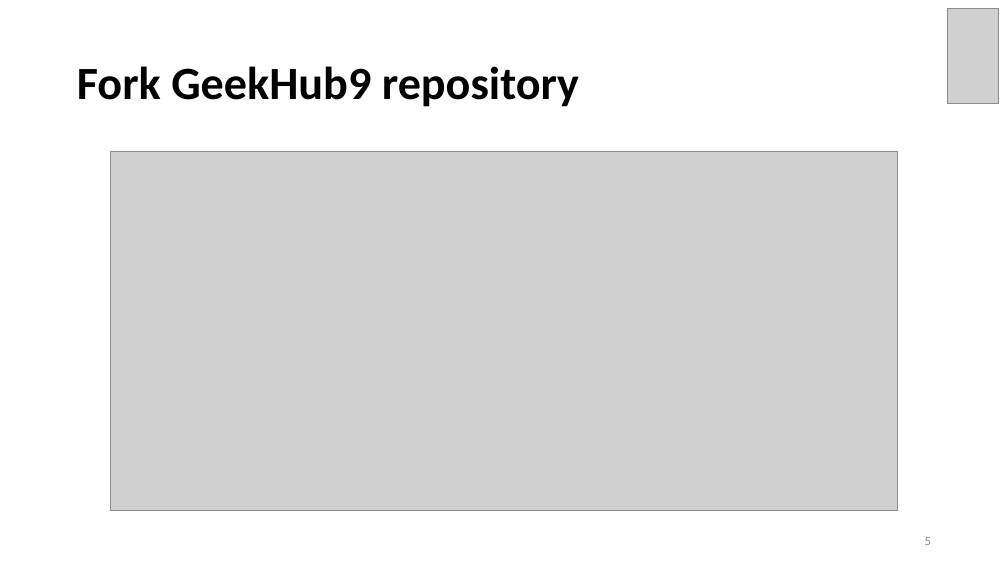
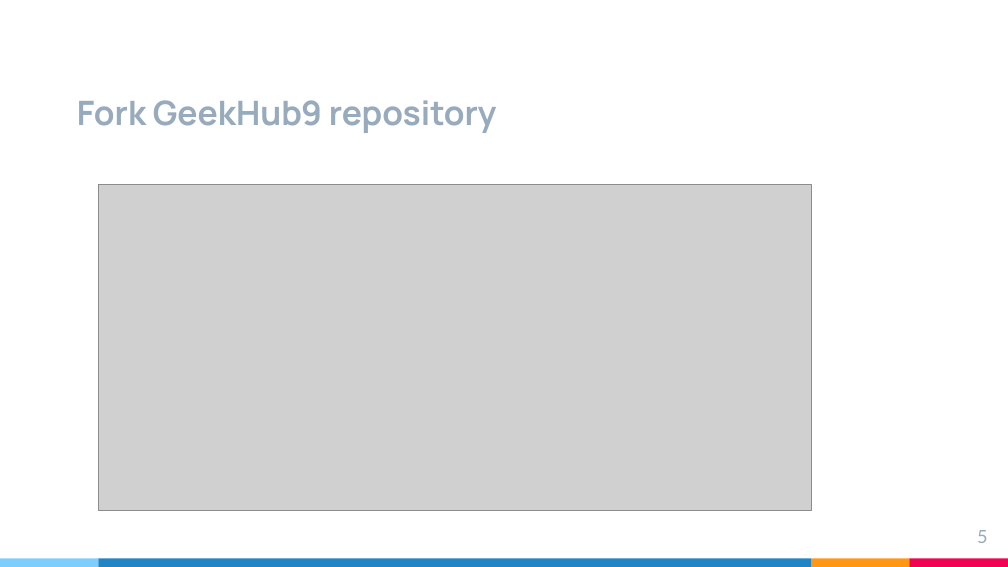
Before and after one commit to brahinets/GeekHub-J4W-9, a slide deck: slide 5 of Lectures/Lesson 01 - Gitlab + Intellij IDEA.pptx. Drawn at 1008x567 pixels with LibreOffice and Linux fonts; fonts in the diff are those of the drawing; grey boxes stand for pictures. Boxes give left, top, right and bottom in pixels: in the first picture for what was removed or moved away, otherwise in the second. Text is boxed around its words. In the diff, an @@ line names an element or a change of style, - is before the commit and + after.

Commit message:
updated presentation styles

```diff
--- a/Lectures/Lesson 01 - Gitlab + Intellij IDEA.pptx
+++ b/Lectures/Lesson 01 - Gitlab + Intellij IDEA.pptx
@@ picture removed at [948, 8, 999, 104] @@
@@ title "Fork GeekHub9 repository" at [77, 100, 497, 133]: size 44 to 32 pt, font Calibri to Manrope, text colour #000000 to #97ABBC; line spacing 0.9 to 1; vertical alignment middle to bottom @@
@@ picture: place and size @@
-picture at [110, 151, 898, 511]
+picture at [98, 185, 811, 510]
@@ page number: place and size @@
-page number at [925, 537, 931, 545]
+page number at [977, 530, 988, 543]
@@ page number at [977, 530, 988, 543]: size 12 to 17.3 pt, font Calibri to Lato, text colour #8C8C8C to #97ABBC; vertical alignment middle to top @@
@@ rectangle added at [0, 559, 98, 567], fill #7ECEFD @@
@@ rectangle added at [98, 559, 811, 567], fill #2185C5 @@
@@ rectangle added at [811, 559, 910, 567], fill #FF9715 @@
@@ rectangle added at [910, 559, 1008, 567], fill #F20253 @@
```
Also in this commit, not shown: 23 other slides changed, 1 slide added, 1 slide removed.
